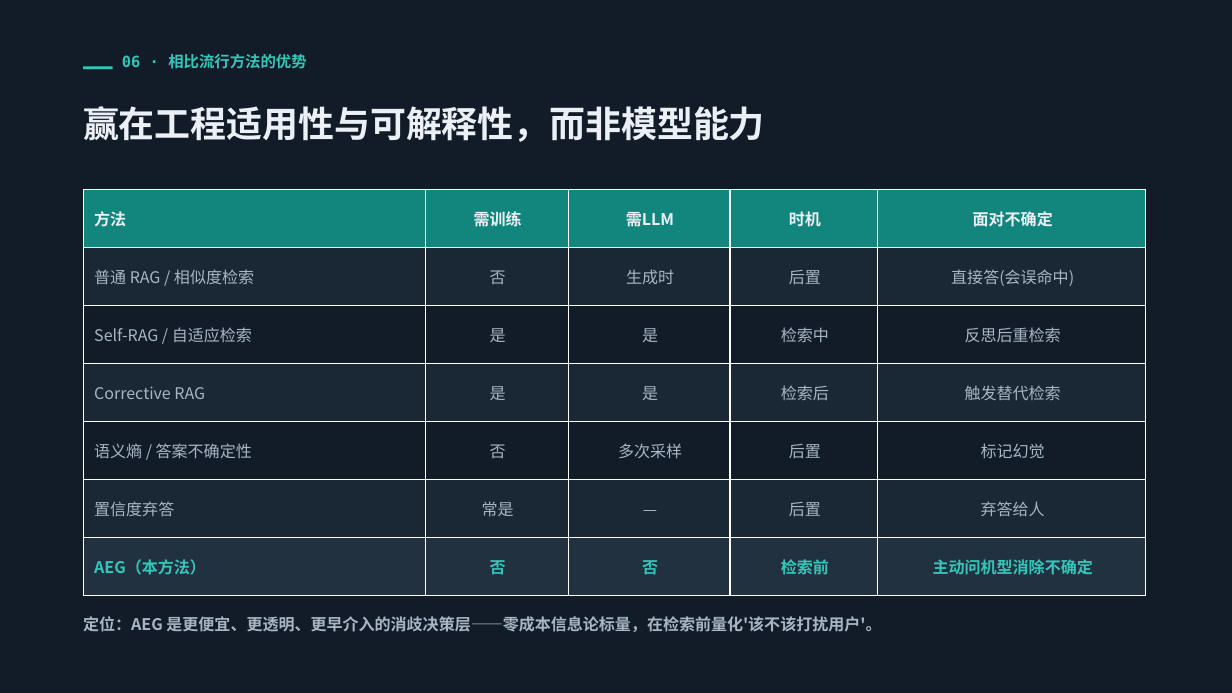
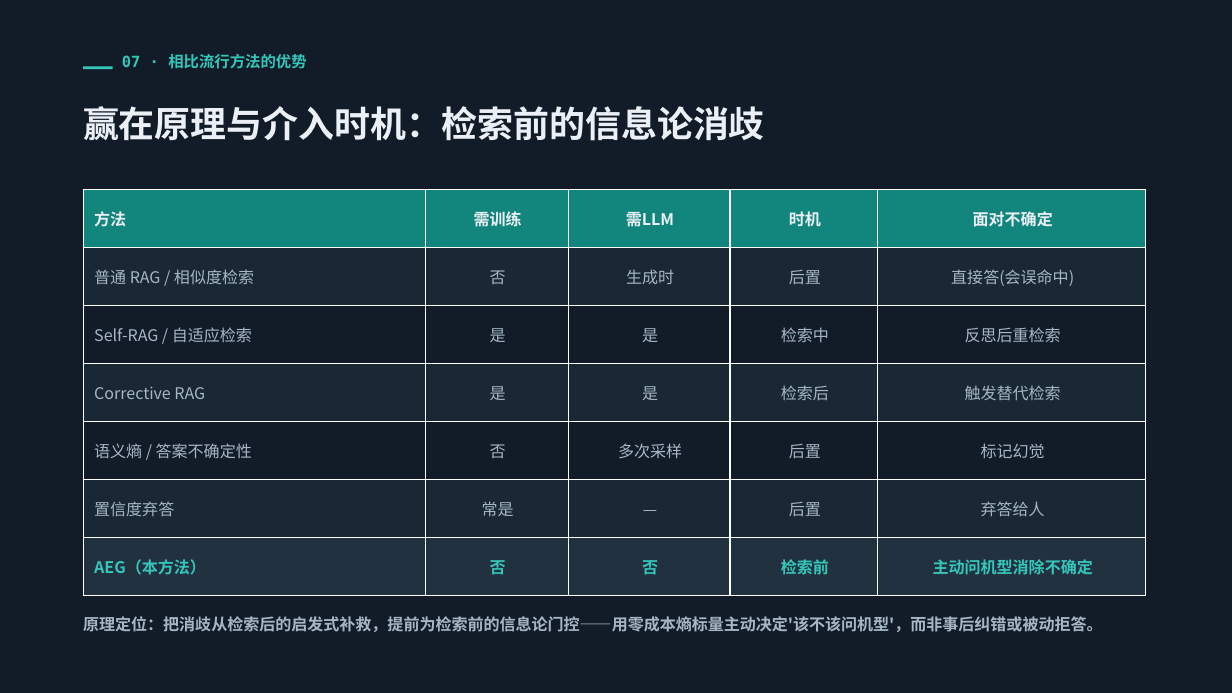
Before and after one commit to SergioTermann/claude_code_src, a slide deck: slide 8 of Windrise-创新点与AEG.pptx (slide 7 before the commit). Drawn at 1232x693 pixels with LibreOffice and Linux fonts; fonts in the diff are those of the drawing. Boxes give left, top, right and bottom in pixels: in the first picture for what was removed or moved away, otherwise in the second. Text is boxed around its words. In the diff, an @@ line names an element or a change of style, - is before the commit and + after.

```diff
--- a/Windrise-创新点与AEG.pptx
+++ b/Windrise-创新点与AEG.pptx
@@ text at [122,54,306,69]: text changed @@
-06 · 相比流行方法的优势
+07 · 相比流行方法的优势
@@ text at [83,106,765,141]: text changed @@
-赢在工程适用性与可解释性，而非模型能力
+赢在原理与介入时机：检索前的信息论消歧
@@ text at [83,616,1103,632]: text changed @@
-定位：AEG 是更便宜、更透明、更早介入的消歧决策层——零成本信息论标量，在检索前量化'该不该打扰用户'。
+原理定位：把消歧从检索后的启发式补救，提前为检索前的信息论门控——用零成本熵标量主动决定'该不该问机型'，而非事后纠错或被动拒答。
```
Also in this commit, not shown: 4 other slides changed, 1 slide added, 2 other files.
